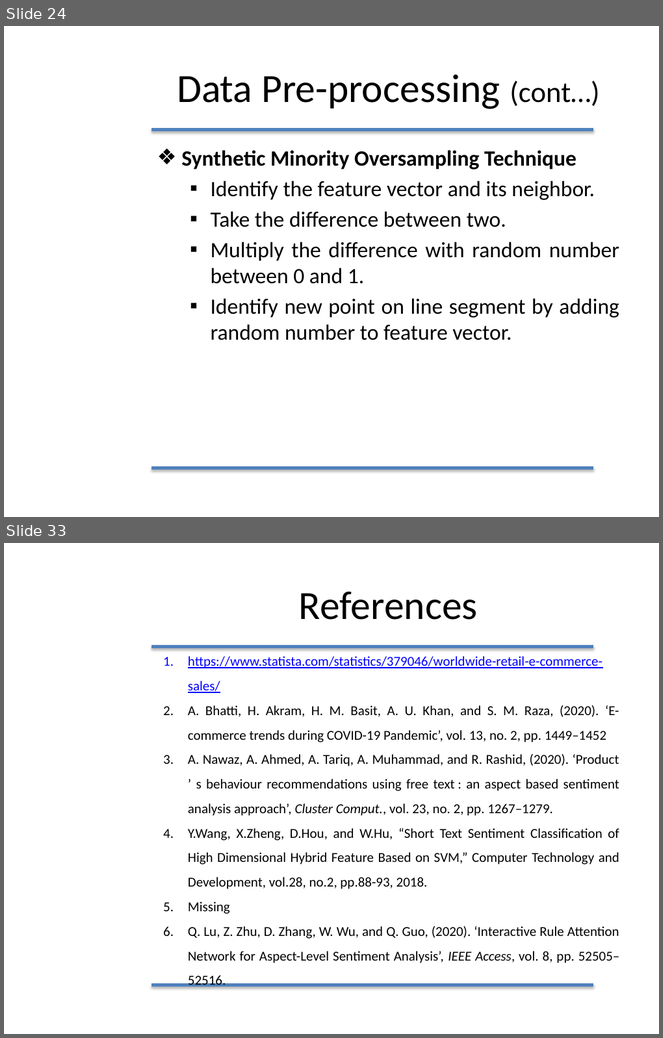
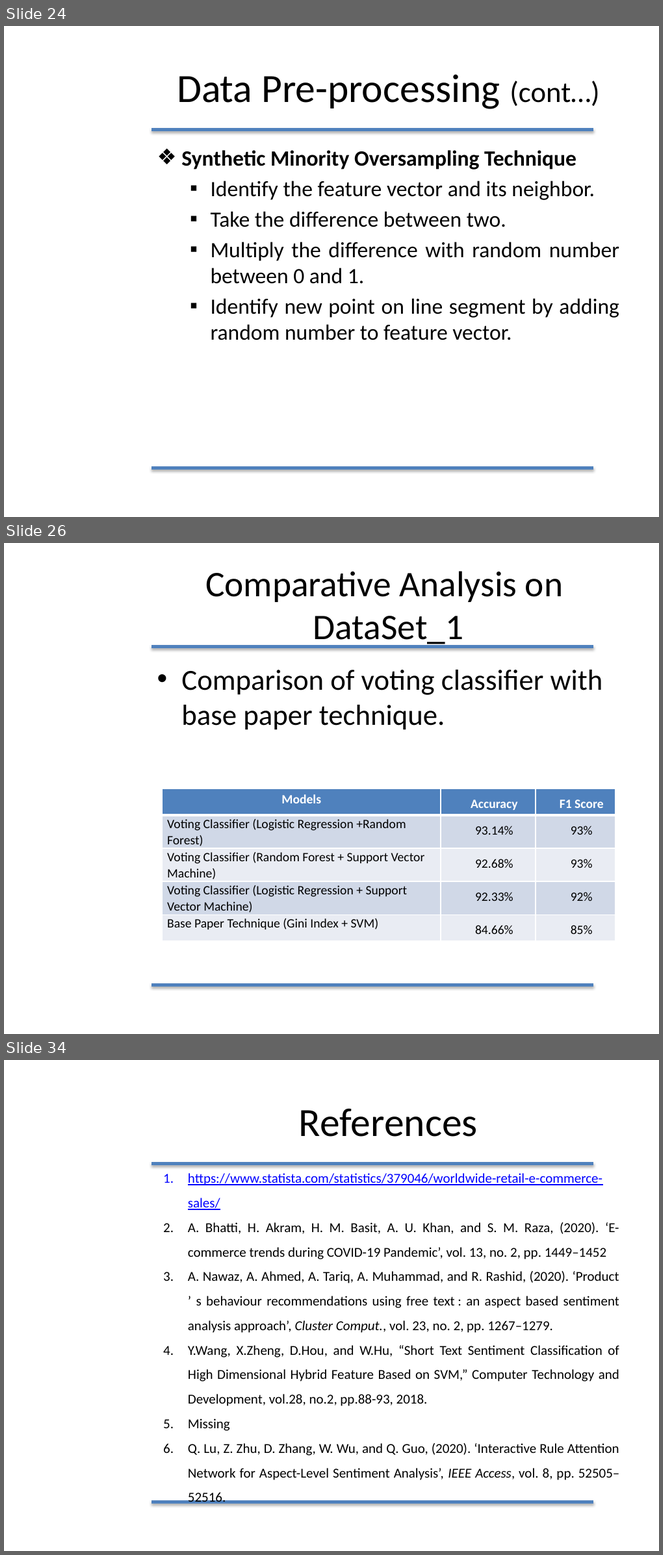
Before and after one commit to furqan-durrani/Thesisss, a slide deck: Furqan Durrani.pptx. Shown one above the other, each under a label of ours: slides 24 and 33 before the commit, slides 24, 26 and 34 after it; the slides between them are not shown. The pictures are 663x1038 and 663x1555 pixels, drawn with LibreOffice and Linux fonts; fonts in the diff are those of the drawing; background and template pictures are left out. Boxes give left, top, right and bottom in pixels: in the first picture for what was removed or moved away, otherwise in the second. Text is boxed around its words. In the diff, an @@ line names an element or a change of style, - is before the commit and + after.

```diff
--- a/Furqan Durrani.pptx
+++ b/Furqan Durrani.pptx
@@ slide 26 added at [4, 543, 659, 1034], background #FFFFFF; not listed: 2 template elements that a slide beside it also shows @@
@@ title added at [206, 571, 563, 648], 39.6 pt, text #000000 @@
+Comparative Analysis on DataSet_1
@@ text added at [181, 670, 603, 730], 32 pt, text #000000 @@
+• Comparison of voting classifier with base paper technique.
@@ table added at [163, 789, 616, 938], 5 rows, 3 columns @@
+Models | Accuracy | F1 Score
+Voting Classifier (Logistic Regression +Random Forest) | 93.14% | 93%
+Voting Classifier (Random Forest + Support Vector Machine) | 92.68% | 93%
+Voting Classifier (Logistic Regression + Support Vector Machine) | 92.33% | 92%
+Base Paper Technique (Gini Index + SVM) | 84.66% | 85%
@@ what was slide 33 is now slide 34 @@
```
Also in this commit, not shown: 15 slides changed, 2 other slides added, 1 slide removed.
